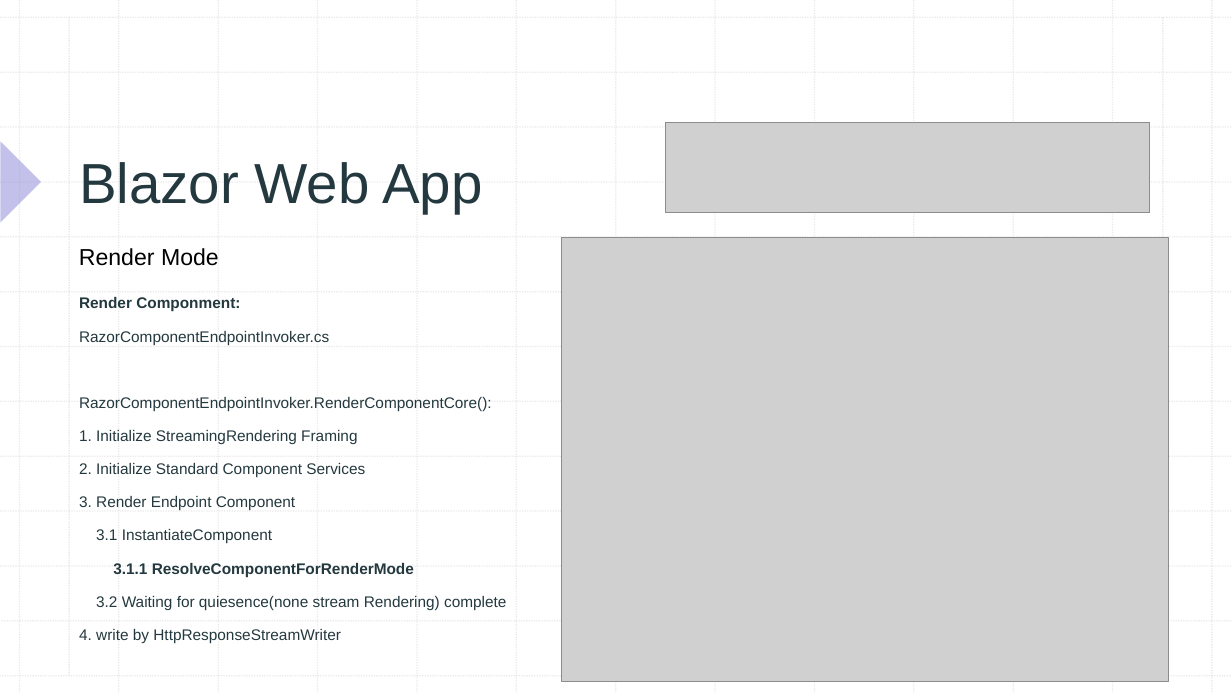
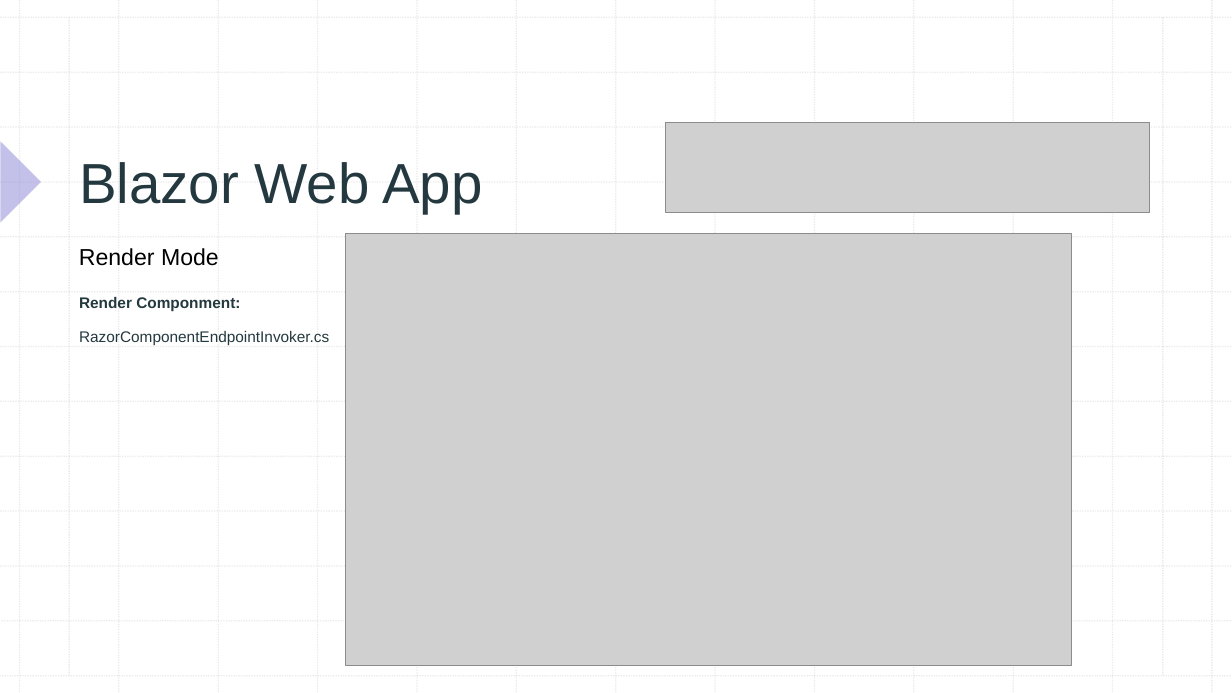
Before and after one commit to xccu/NetCore-Demo, a slide deck: slide 10 of Blazor in .net 8.pptx. Drawn at 1232x693 pixels with LibreOffice and Linux fonts; fonts in the diff are those of the drawing; grey boxes stand for pictures. Boxes give left, top, right and bottom in pixels: in the first picture for what was removed or moved away, otherwise in the second. Text is boxed around its words. In the diff, an @@ line names an element or a change of style, - is before the commit and + after.

Commit message:
modified ppt

```diff
--- a/Blazor in .net 8.pptx
+++ b/Blazor in .net 8.pptx
@@ picture resized from (x1=561, y1=238, x2=1169, y2=681) to (x1=346, y1=233, x2=1071, y2=665) @@
@@ text at (x1=79, y1=397, x2=506, y2=643): paragraphs removed @@
-RazorComponentEndpointInvoker.RenderComponentCore():
-1. Initialize StreamingRendering Framing
-2. Initialize Standard Component Services
-3. Render Endpoint Component
-3.1 InstantiateComponent
-3.1.1 ResolveComponentForRenderMode
-3.2 Waiting for quiesence(none stream Rendering) complete
-4. write by HttpResponseStreamWriter
```
Also in this commit, not shown: 2 other slides changed, 2 slides added, 1 other file.
